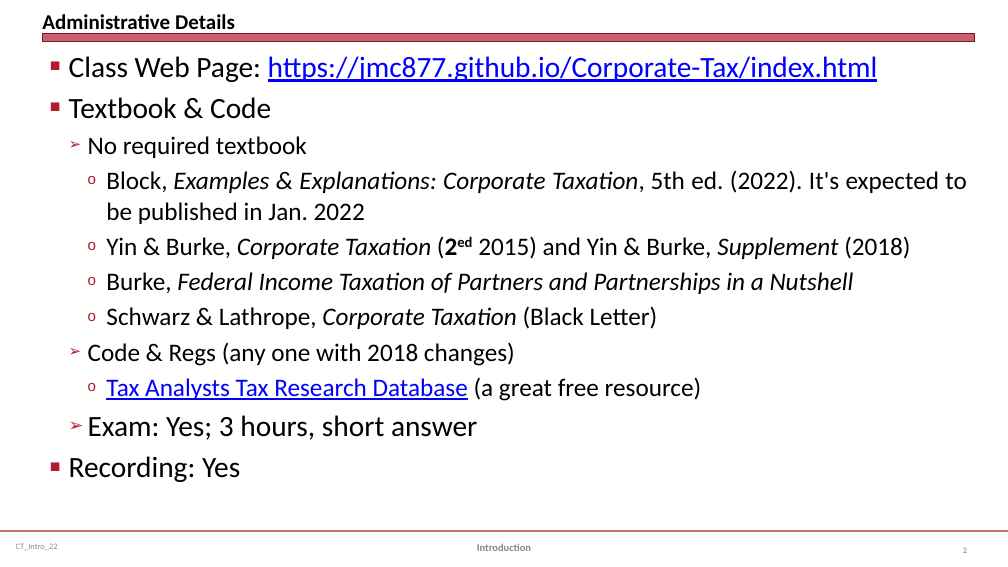
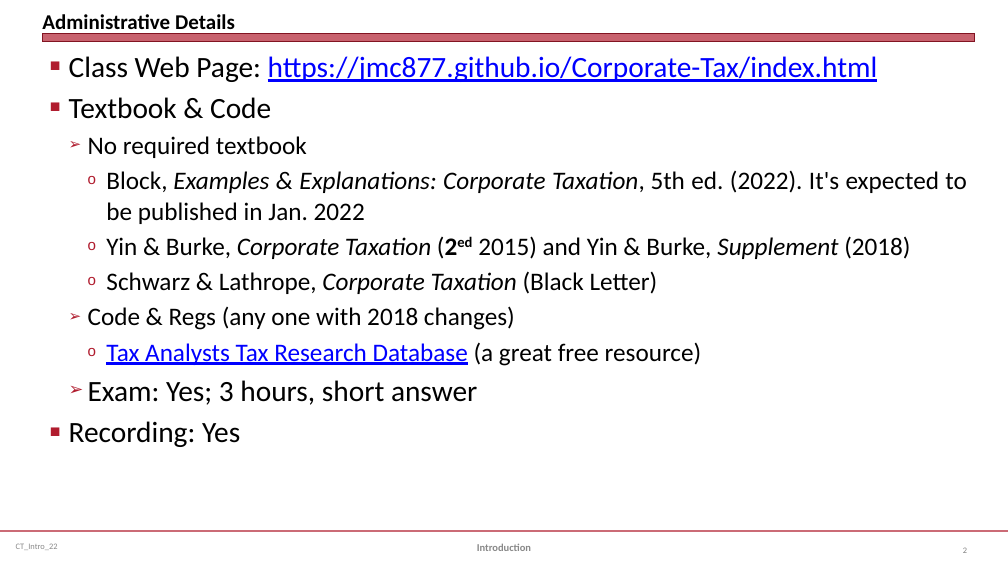
Before and after one commit to jmc877/Corporate-Tax, a slide deck: slide 2 of slides/CT_Intro_22.pptx. Drawn at 1008x567 pixels with LibreOffice and Linux fonts; fonts in the diff are those of the drawing. Boxes give left, top, right and bottom in pixels: in the first picture for what was removed or moved away, otherwise in the second. Text is boxed around its words. In the diff, an @@ line names an element or a change of style, - is before the commit and + after.

```diff
--- a/slides/CT_Intro_22.pptx
+++ b/slides/CT_Intro_22.pptx
@@ text at (x1=106, y1=272, x2=854, y2=294): paragraph removed @@
-    o Burke, Federal Income Taxation of Partners and Partnerships in a Nutshell
```
Also in this commit, not shown: 1 other slide changed, 4 other files.
